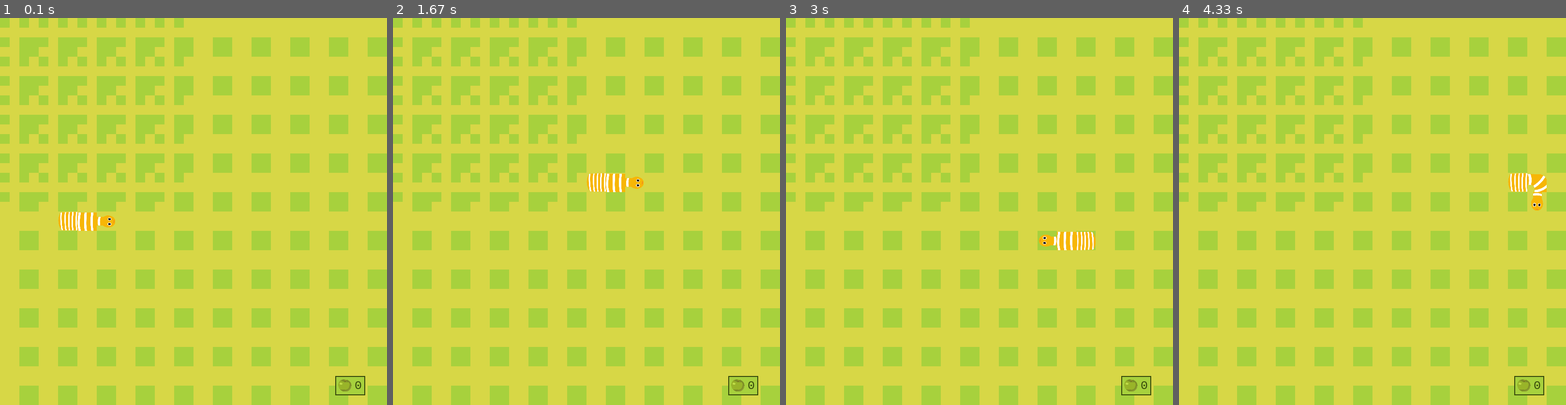
Above: before the commit, frames 1-4 (left to right).
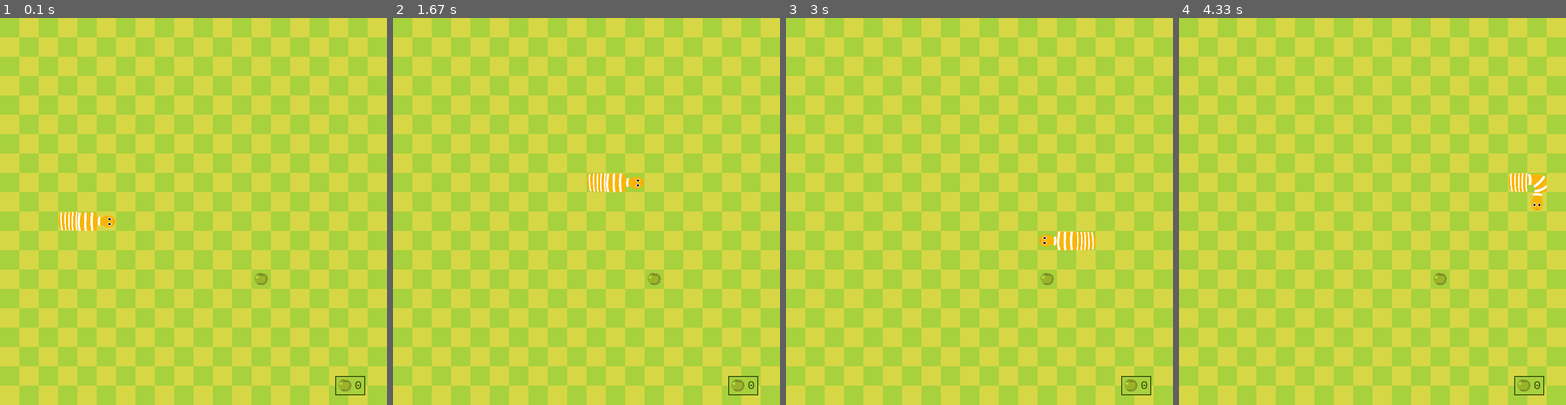
Above: after the commit, the same moments.

Repository: novenopatch/pygame-test
Game: pygame game, started from src/Snake/main.py
The game is run twice, just before and just after one commit, with the same random seed, the same clock (stepped at 60 frames per second) and the same inputs.
Inputs:
- Up to frame 1 (0.1 s): no input
- Up to frame 2 (1.67 s): hold Right 0.33-0.8 s; hold Up 0.83-1.13 s; hold Right 1.17-1.63 s
- Up to frame 3 (3 s): hold Down 2.23-2.53 s; hold Left 2.57-2.97 s
- Up to frame 4 (4.33 s): hold Up 3-3.37 s; hold Right 3.4-4.03 s; hold Down from 4.07 s (still down)

The runs differ from the first frame. In frame 1, 26% of the frame differs, in the area x 0-95%, y 0-95%; in frame 2, 26%; in frame 3, 27%; in frame 4, 26%.

Commit message:
code with bug
fruit not show

Diff:
--- a/src/Snake/Fruit.py
+++ b/src/Snake/Fruit.py
@@ -6,7 +6,7 @@
         super().__init__()
         self.cellNumber = cellNumber
         self.cellSize = cellSize
-        self.image = pygame.image.load(f'assets/image/fruit1.png').convert_alpha()
+        self.image = pygame.image.load('assets/image/fruit1.png').convert_alpha()
         self.image = pygame.transform.scale(self.image, (int(self.cellSize), int(self.cellSize)))
         self.randomize()
 
@@ -14,6 +14,7 @@
         self.x = random.randint(0, self.cellSize - 1)
         self.y = random.randint(0, self.cellSize - 1)
         self.pos = pygame.math.Vector2(self.x, self.y)
+        print(f"self.x: {self.x},self.y: {self.y},self.pos: {self.pos}")
 
     def drawFruit(self, screen):
         # create rectable
--- a/src/Snake/Game.py
+++ b/src/Snake/Game.py
@@ -19,9 +19,8 @@
 
     def drawElements(self,screen):
         self.drawGrass(screen)
-
+        self.fruit.drawFruit(screen)
         self.snake.drawSnake(screen)
-        self.fruit.drawFruit(screen)
         self.drawScore(screen)
 
     def checkCollision(self):
@@ -48,7 +47,7 @@
             if row % 2 ==0:
                 for col in range(self.cellNumber):
                     if col % 2 == 0 :
-                        grassRect = pygame.Rect(col * self.cellNumber,row * self.cellNumber,self.cellNumber,self.cellNumber)
+                        grassRect = pygame.Rect(col * self.cellSize,row *self.cellSize,self.cellSize,self.cellSize)
                         pygame.draw.rect(screen,grassColor,grassRect)
             else:
                 for col in range(self.cellNumber):
@@ -60,7 +59,7 @@
         scoreSurface = self.gameFont.render(scoreText,True,(56,74,12))
         scoreX = int(self.cellSize * self.cellNumber - 60)
         scoreY = int(self.cellSize * self.cellNumber - 40)
-        scoreRect = scoreSurface.get_rect(center = (scoreX,scoreY))
+        scoreRect = scoreSurface.get_rect(center= (scoreX,scoreY))
         fruitRect = self.fruit.image.get_rect(midright=(scoreRect.left,scoreRect.centery))
         bgRect = pygame.Rect(fruitRect.left,fruitRect.top,fruitRect.width + scoreRect.width +7,fruitRect.height)
 
--- a/src/Snake/Snake.py
+++ b/src/Snake/Snake.py
@@ -4,14 +4,13 @@
 class Snake(pygame.sprite.Sprite):
     def __init__(self,cellSize):
         super().__init__()
+        self.cellSize = cellSize
         self.UP = "up"
         self.DOWN = "down"
         self.RIGHT = "right"
         self.LEFT = "left"
         self.reset()
         self.newBlock = False
-        self.cellSize = cellSize
-
         self.headUp = pygame.transform.scale(pygame.image.load('assets/image/head/head_up.png').convert_alpha(),
                                              (int(cellSize) + 1, int(cellSize) + 1))
         self.headDown = pygame.transform.scale(pygame.image.load('assets/image/head/head_down.png').convert_alpha(),
@@ -49,6 +48,7 @@
     def drawSnake(self,screen):
         self.updateHeadGraphics()
         self.updateTailGraphics()
+        print(f"body : {self.body}")
         for index, block in enumerate(self.body):
             posX = int(block.x * self.cellSize)
             posY = int(block.y * self.cellSize)
--- a/src/Snake/Sounds.py
+++ b/src/Snake/Sounds.py
@@ -3,7 +3,7 @@
 class SoundManager:
     def __init__(self):
         self.sounds ={
-            'eat': 'assets/sounds/crunch.wav',
+            'eat': pygame.mixer.Sound('assets/sounds/crunch.wav'),
         }
     def play(self,name):
         self.sounds[name].play()
--- a/src/Snake/main.py
+++ b/src/Snake/main.py
@@ -8,8 +8,6 @@
 cellNumber = 20
 screen = pygame.display.set_mode((cellNumber * cellSize, cellNumber * cellSize))
 clock = pygame.time.Clock()
-
-
 running = True
 mainGame = Game(cellNumber,cellSize)
 SCREEN_UPDATE = pygame.USEREVENT
